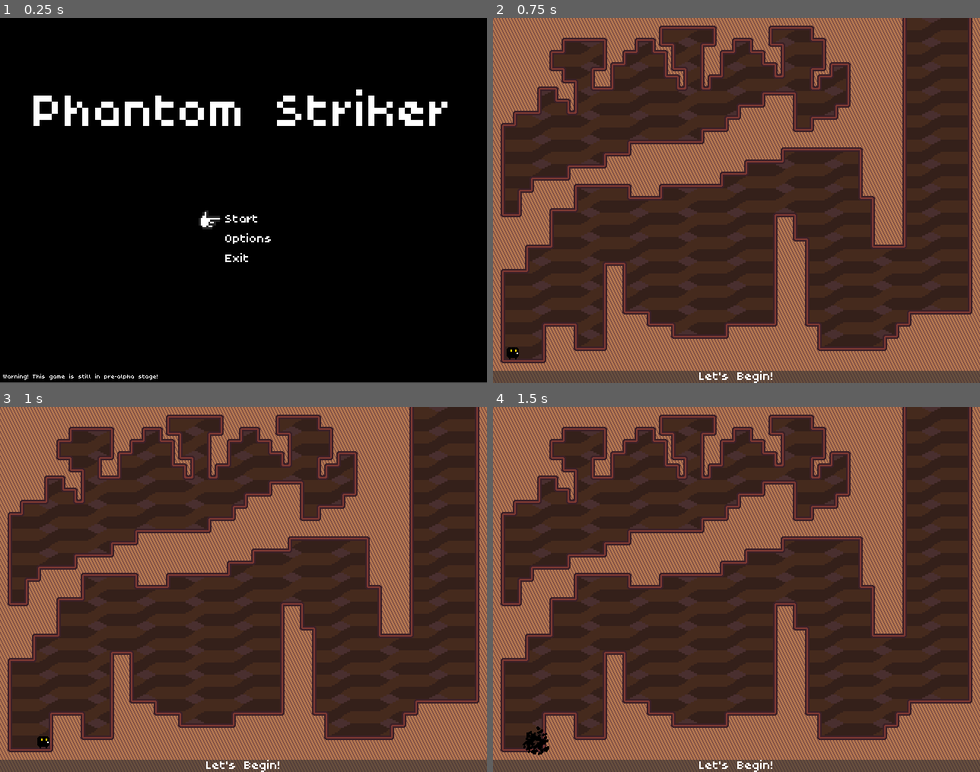
Above: before the commit, frames 1-4 (two rows, left to right).
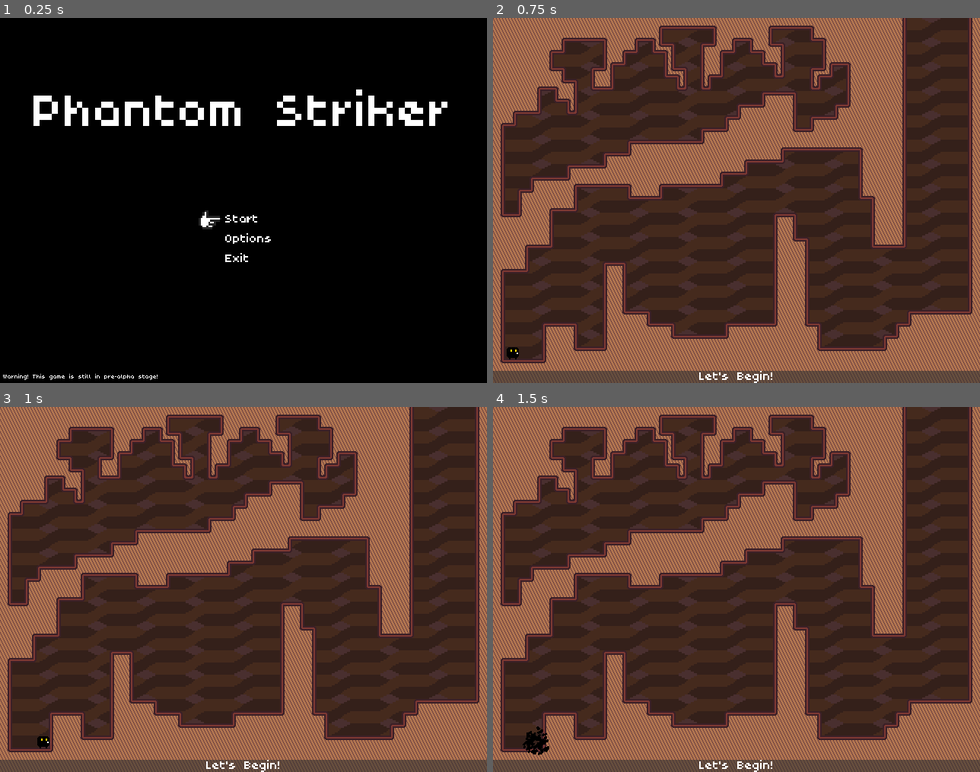
Above: after the commit, the same moments.

Repository: Team-Bunglon/phantom-striker
Game: Godot game, scene res://menu/title.tscn
Same seed, same stepped clock (60 frames per second), same inputs: the game is played once before the commit and once after it.
Inputs:
- Up to frame 1 (0.25 s): no input
- Up to frame 2 (0.75 s): tap Enter at 0.5 s; hold D (move_right) from 0.53 s (still down); tap Space (ui_select) at 0.6 s
- Up to frame 3 (1 s): keep holding D (move_right); tap W (jump) at 0.77 s
- Up to frame 4 (1.5 s): tap R (restart) at 1.25 s; release D (move_right) at 1.28 s; hold K (strike_down) from 1.28 s (still down); tap S (crouch) at 1.35 s

The runs differ from the first frame. In frame 1, 0.2% of the frame differs, in the area x 0-100%, y 99-100%; in frame 2, nothing differs; in frame 3, nothing differs; in frame 4, nothing differs.
Error in both runs: Invalid operands 'float' and 'Vector2' in operator '+'. (res://objects/player.gd:150)

Commit message:
Gui for resolution is finished

Diff:
--- a/menu/cursor.gd
+++ b/menu/cursor.gd
@@ -9,11 +9,13 @@
 
 @onready var menu_parent := get_node(menu_object)
 @onready var cursor_parent := get_parent()
+@onready var cursor_can_choose: bool = cursor_parent.visible
 
 var cursor_index: int = 0
 
 func _process(_delta):
 	if not cursor_parent.visible:
+		cursor_can_choose = false
 		return
 
 	var input := Vector2.ZERO
@@ -28,11 +30,14 @@
 	else:
 		assert(false, "The menu_object must be a VBoxContainer")
 
-	if Input.is_action_just_pressed("ui_select"):
+	if Input.is_action_just_pressed("ui_select") and cursor_can_choose:
 		var menu_item_current := get_menu_item(cursor_index)
 		if menu_item_current != null:
 			if menu_item_current.has_method("select"):
 				menu_item_current.select()
+
+	if Input.is_action_just_released("ui_select") and not cursor_can_choose:
+		cursor_can_choose = true
 
 func get_menu_item(index: int) -> Control:
 	if menu_parent == null:
--- a/menu/option_menu.gd
+++ b/menu/option_menu.gd
@@ -7,30 +7,46 @@
 @export var fullscreen: bool = false
 
 @onready var scaling_value_text: Label = find_child("ScalingValue")
+@onready var fullscreen_text: Label = find_child("FullscreenValue")
 @onready var return_node := get_node(return_object)
 @onready var maximum_scaling: int
 
 func _ready():
 	_get_maximum_scaling()
-	default_scaling = maximum_scaling
 	_update_value("scaling")
+	print(fullscreen)
+	if fullscreen:
+		_update_value("fullscreen")
 
 func _get_maximum_scaling():
 	var screen_resolution := DisplayServer.screen_get_size()
 	var scale_x := screen_resolution.x / default_resolution.x
 	var scale_y := screen_resolution.y / default_resolution.y
 	maximum_scaling = min(scale_x, scale_y)
-	print(maximum_scaling)
 
 func _update_resolution(scaling: int):
 	var new_resolution = Vector2i(default_resolution.x * scaling, default_resolution.y * scaling)
-	if DisplayServer.window_get_mode() == 0:
+	if DisplayServer.window_get_mode() == DisplayServer.WINDOW_MODE_WINDOWED:
 		DisplayServer.window_set_size(new_resolution)
+		var center_x: int = (DisplayServer.screen_get_size().x - new_resolution.x) / 2
+		var center_y: int = (DisplayServer.screen_get_size().y - new_resolution.y) / 2
+		DisplayServer.window_set_position(Vector2i(center_x,center_y))
 
 func _update_value(setting_name: String):
 	if setting_name == "scaling":
 		scaling_value_text.text = str(default_scaling) + "x"
 		_update_resolution(default_scaling)
+	elif setting_name == "fullscreen":
+		if fullscreen_text.text == "No":
+			DisplayServer.window_set_mode(DisplayServer.WINDOW_MODE_FULLSCREEN)
+			fullscreen_text.text = "Yes"
+		else:
+			DisplayServer.window_set_mode(DisplayServer.WINDOW_MODE_WINDOWED)
+			fullscreen_text.text = "No"
+			_update_resolution(default_scaling)
+
+func _on_fullscreen_selected():
+	_update_value("fullscreen")
 
 func _on_scaling_selected():
 	default_scaling += 1
@@ -39,5 +55,5 @@
 	_update_value("scaling")
 
 func _on_return_selected():
+	visible = false
 	return_node.visible = true
-	visible = false
--- a/menu/option_menu.tscn
+++ b/menu/option_menu.tscn
@@ -16,8 +16,10 @@
 
 [node name="Cursor" parent="." instance=ExtResource("2_xj1hb")]
 layout_mode = 1
-grow_horizontal = 1
-grow_vertical = 1
+offset_left = 457.0
+offset_top = -1.00002
+offset_right = -167.0
+offset_bottom = -465.0
 menu_object = NodePath("../HBoxContainer/MarginContainer/VBoxContainer")
 cursor_offset = Vector2(32, 18)
 
@@ -26,6 +28,7 @@
 offset_right = 1280.0
 offset_bottom = 152.0
 alignment = 1
+metadata/_edit_lock_ = true
 
 [node name="MarginContainer" type="MarginContainer" parent="HBoxContainer"]
 layout_mode = 2
@@ -56,21 +59,26 @@
 "
 script = ExtResource("4_060l5")
 
-[node name="VBoxContainer2" type="VBoxContainer" parent="HBoxContainer"]
+[node name="MarginContainer2" type="MarginContainer" parent="HBoxContainer"]
+layout_mode = 2
+theme_override_constants/margin_left = 20
+
+[node name="VBoxContainer2" type="VBoxContainer" parent="HBoxContainer/MarginContainer2"]
 layout_mode = 2
 
-[node name="ScalingValue" type="Label" parent="HBoxContainer/VBoxContainer2"]
+[node name="ScalingValue" type="Label" parent="HBoxContainer/MarginContainer2/VBoxContainer2"]
 layout_mode = 2
 theme_override_fonts/font = ExtResource("3_kxy6g")
 theme_override_font_sizes/font_size = 40
 text = "1x
 "
 
-[node name="FullscreenValue" type="Label" parent="HBoxContainer/VBoxContainer2"]
+[node name="FullscreenValue" type="Label" parent="HBoxContainer/MarginContainer2/VBoxContainer2"]
 layout_mode = 2
 theme_override_fonts/font = ExtResource("3_kxy6g")
 theme_override_font_sizes/font_size = 40
-text = "yes"
+text = "No"
 
 [connection signal="selected" from="HBoxContainer/MarginContainer/VBoxContainer/Scaling" to="." method="_on_scaling_selected"]
+[connection signal="selected" from="HBoxContainer/MarginContainer/VBoxContainer/Fullscreen" to="." method="_on_fullscreen_selected"]
 [connection signal="selected" from="HBoxContainer/MarginContainer/VBoxContainer/Return" to="." method="_on_return_selected"]
--- a/menu/title.tscn
+++ b/menu/title.tscn
@@ -32,7 +32,7 @@
 [node name="ColorRect" type="ColorRect" parent="."]
 layout_mode = 0
 offset_right = 1280.0
-offset_bottom = 959.0
+offset_bottom = 961.0
 color = Color(0, 0, 0, 1)
 
 [node name="Title" type="Label" parent="."]
@@ -66,3 +66,5 @@
 offset_top = 494.0
 offset_bottom = 494.0
 return_object = NodePath("../MainMenu")
+default_scaling = 2
+fullscreen = true
